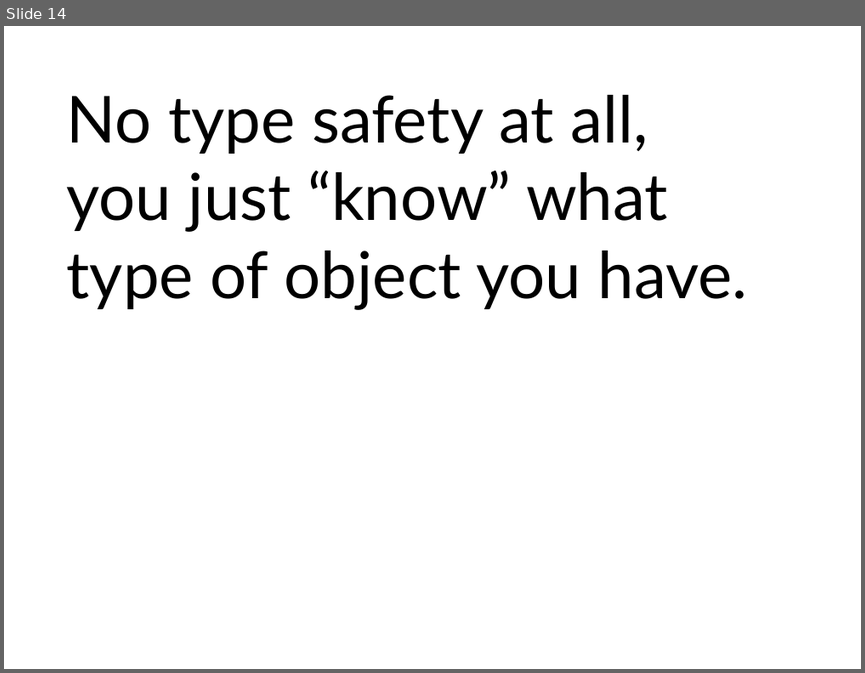
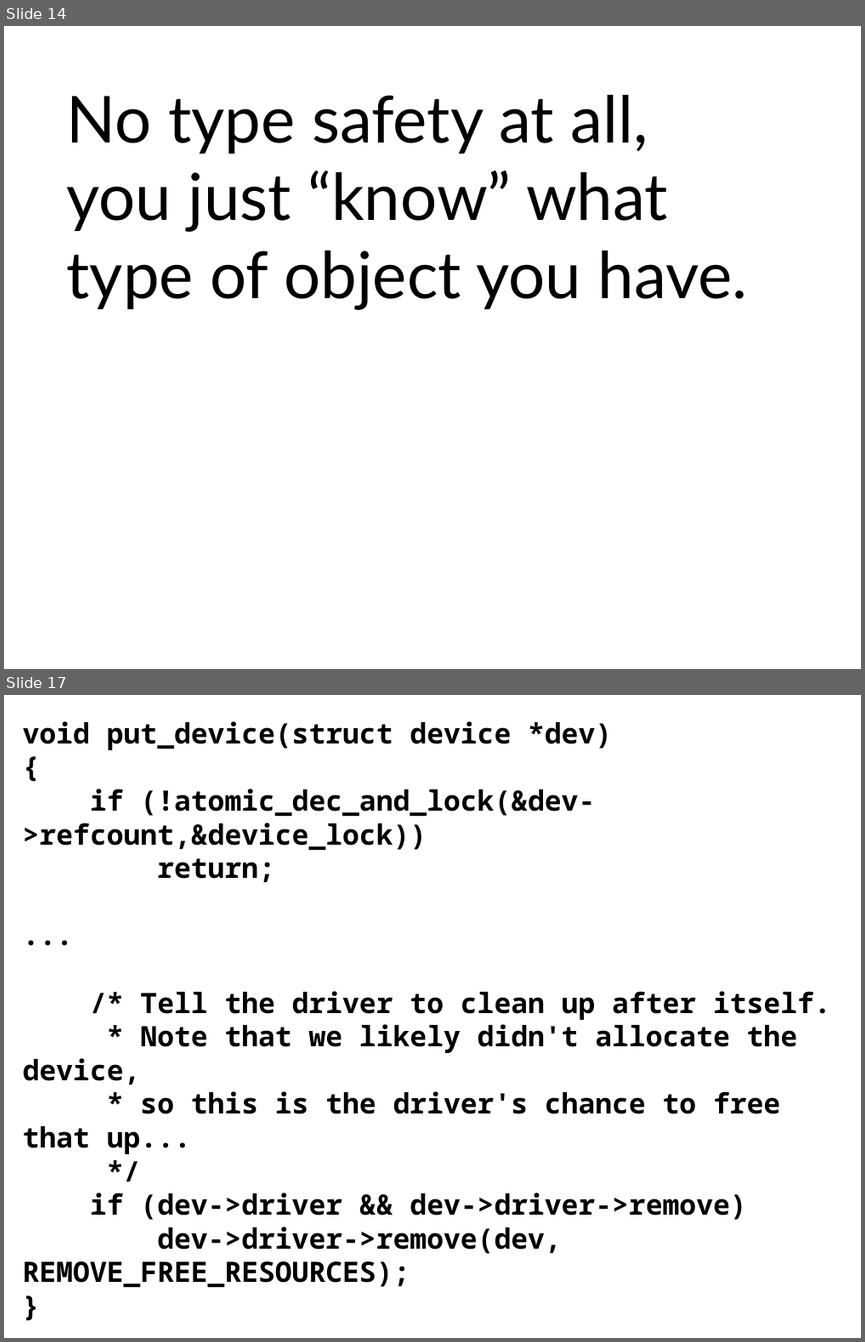
Before and after one commit to gregkh/presentation-kref, a slide deck: kref.odp. Shown one above the other, each under a label of ours: slide 14 before the commit, slides 14 and 17 after it; the slides between them are not shown. The pictures are 865x673 and 865x1342 pixels, drawn with LibreOffice and Linux fonts; fonts in the diff are those of the drawing. Boxes give left, top, right and bottom in pixels: in the first picture for what was removed or moved away, otherwise in the second. Text is boxed around its words. In the diff, an @@ line names an element or a change of style, - is before the commit and + after.

```diff
--- a/kref.odp
+++ b/kref.odp
@@ slide 17 added at (4,695,861,1338), background #FFFFFF @@
@@ text added at (23,721,831,1287), 26 pt, text #000000, bold @@
+void put_device(struct device *dev)
+{
+if (!atomic_dec_and_lock(&dev->refcount,&device_lock))
+return;
+...
+/* Tell the driver to clean up after itself.
+* Note that we likely didn't allocate the device,
+* so this is the driver's chance to free that up...
+*/
+if (dev->driver && dev->driver->remove)
+dev->driver->remove(dev, REMOVE_FREE_RESOURCES);
+}
```
Also in this commit, not shown: 1 slide changed, 6 other slides added.
